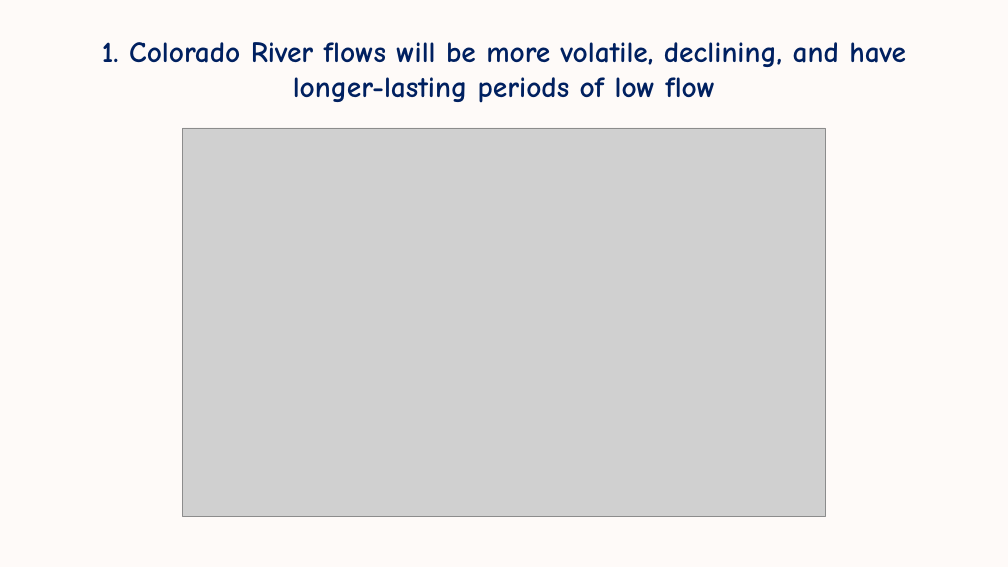
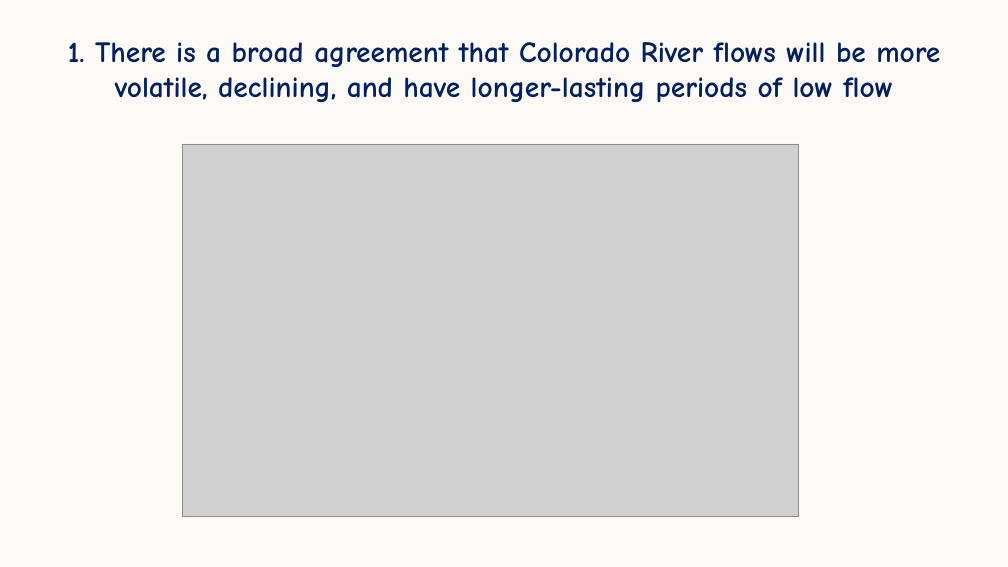
Before and after one commit to ImmersiveModelsColoradoRiver/LakeMeadDivideInflow, a slide deck: slide 3 of ImmersiveModelLakeMeadDivideInflow-LetsStart.pptx. Drawn at 1008x567 pixels with LibreOffice and Linux fonts; fonts in the diff are those of the drawing; grey boxes stand for pictures. Boxes give left, top, right and bottom in pixels: in the first picture for what was removed or moved away, otherwise in the second. Text is boxed around its words. In the diff, an @@ line names an element or a change of style, - is before the commit and + after.

Commit message:
Updated slides and model guide

```diff
--- a/ImmersiveModelLakeMeadDivideInflow-LetsStart.pptx
+++ b/ImmersiveModelLakeMeadDivideInflow-LetsStart.pptx
@@ text at (68, 42, 940, 103): text changed @@
-1. Colorado River flows will be more volatile, declining, and have longer-lasting periods of low flow
+1. There is a broad agreement that Colorado River flows will be more volatile, declining, and have longer-lasting periods of low flow
@@ picture: place and size @@
-picture at (183, 128, 826, 516)
+picture at (183, 144, 799, 516)
```
Also in this commit, not shown: 6 other files.
